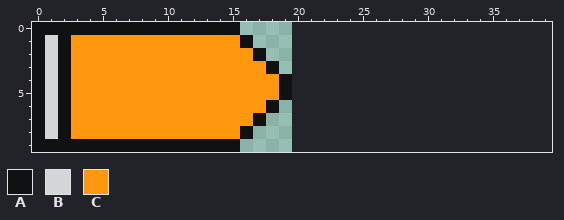
A pixel-art file gets an edit: assets/bullet.aseprite. Above, as it was before the edit.
20x10 pixels, 1 frame. The old version is drawn lined up with the new one, on the new canvas.
Palette (. is transparent): A #101112  B #d2d6d7  C #ff980e
Pixels before, first column x 0:
 0 AAAAAAAAAAAAAAAA....
 1 ABACCCCCCCCCCCCCA...
 2 ABACCCCCCCCCCCCCCA..
 3 ABACCCCCCCCCCCCCCCA.
 4 ABACCCCCCCCCCCCCCCCA
 5 ABACCCCCCCCCCCCCCCCA
 6 ABACCCCCCCCCCCCCCCA.
 7 ABACCCCCCCCCCCCCCA..
 8 ABACCCCCCCCCCCCCA...
 9 AAAAAAAAAAAAAAAA....
New version:
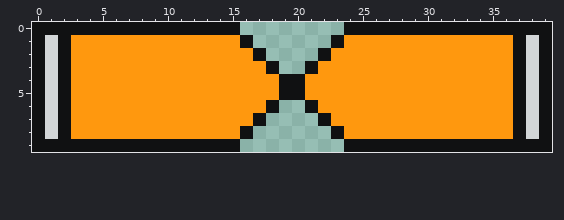
Difference:
canvas 20x10 -> 40x10
Colour A now appears in row 0 at x 24 to 39; in row 1 at x 23, 37 and 39; in row 2 at x 22, 37 and 39; in row 3 at x 21, 37 and 39; in rows 4 to 5 at x 20, 37 and 39; in row 6 at x 21, 37 and 39.
Colour A now appears in row 7 at x 22, 37 and 39; in row 8 at x 23, 37 and 39; in row 9 at x 24 to 39.
Colour B now appears in rows 1 to 8 at x 38.
Colour C now appears in row 1 at x 24 to 36; in row 2 at x 23 to 36; in row 3 at x 22 to 36; in rows 4 to 5 at x 21 to 36; in row 6 at x 22 to 36; in row 7 at x 23 to 36.
Colour C now appears in row 8 at x 24 to 36.
